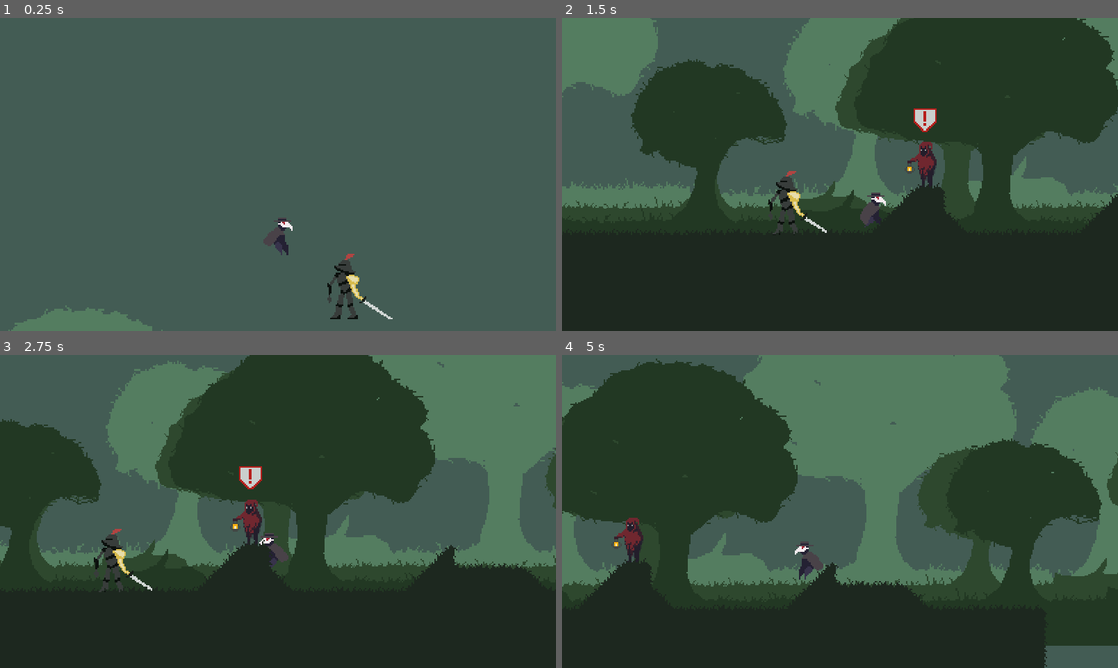
Above: before the commit, frames 1-4 (two rows, left to right).
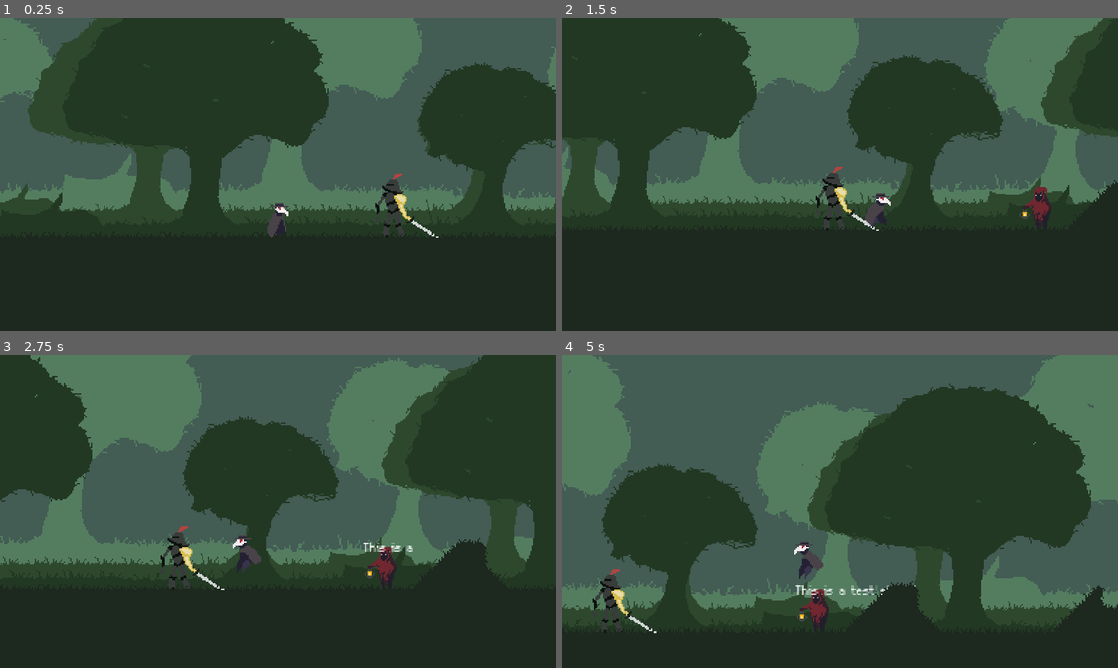
Above: after the commit, the same moments.

Repository: UVASGD/spring-2024-metroidvania
Game: Godot game, scene res://Scenes/Stages/world.tscn
The game is run twice, just before and just after one commit, with the same random seed, the same clock (stepped at 60 frames per second) and the same inputs.
Inputs (mouse positions are in pixels of both pictures, inside the frame that each line leads up to):
- Up to frame 1 (0.25 s): no input
- Up to frame 2 (1.5 s): move the mouse to (962, 158) at 0.52 s; hold D (move_right) from 0.53 s (still down); click (962, 158) at 0.6 s; tap Space (jump) at 0.77, 1.07 s; tap Shift (dash) at 0.8, 1.35 s; move the mouse to (728, 190) at 1.27 s
- Up to frame 3 (2.75 s): tap Space (jump) at 1.52, 1.82, 2.3 s; tap E (interact, bound only after the commit) at 1.55, 2.1 s; move the mouse to (333, 442) at 2.02 s; release D (move_right) at 2.03 s; hold A (move_left) from 2.03 s (still down)
- Up to frame 4 (5 s): move the mouse to (812, 574) at 2.77 s; release A (move_left) at 2.78 s; hold D (move_right) 2.78-4.28 s; tap Space (jump) at 2.85, 3.02, 3.32, 3.77, 4.07, 4.52, 4.82 s; click (812, 574) at 3.05 s; move the mouse to (1006, 558) at 3.52 s; click (1006, 558) at 3.6 s; tap Shift (dash) at 3.8, 4.35 s; move the mouse to (673, 464) at 4.27 s; hold A (move_left) from 4.28 s (still down); tap E (interact, bound only after the commit) at 4.55 s

The runs differ from the first frame. In frame 1, 80% of the frame differs, in the area x 0-100%, y 0-100%; in frame 2, 35%; in frame 3, 43%; in frame 4, 57%.

Commit message:
Added support for interactable NPCs

Diff:
--- a/Scenes/Interface/graveyard_watchman.tscn
+++ b/Scenes/Interface/graveyard_watchman.tscn
@@ -3,8 +3,8 @@
 [ext_resource type="PackedScene" uid="uid://2ddcfoel750w" path="res://Scenes/Interface/npc_base.tscn" id="1_8yw0t"]
 [ext_resource type="Texture2D" uid="uid://icthpdykafxj" path="res://Assets/Sprites/Interface/NPCs/GraveyardWatchman.png" id="2_i3vgt"]
 
-[sub_resource type="RectangleShape2D" id="RectangleShape2D_oj5ck"]
-size = Vector2(140, 40)
+[sub_resource type="RectangleShape2D" id="RectangleShape2D_siy6p"]
+size = Vector2(76, 34)
 
 [node name="GraveyardWatchman" instance=ExtResource("1_8yw0t")]
 texture = ExtResource("2_i3vgt")
@@ -12,5 +12,6 @@
 [node name="InteractIcon" parent="." index="0"]
 position = Vector2(0, -30)
 
-[node name="CollisionShape2D" parent="Area2D" index="0"]
-shape = SubResource("RectangleShape2D_oj5ck")
+[node name="CollisionShape2D" parent="InteractableArea" index="0"]
+position = Vector2(0, -1)
+shape = SubResource("RectangleShape2D_siy6p")
--- a/Scenes/Interface/npc_base.gd
+++ b/Scenes/Interface/npc_base.gd
@@ -1,25 +1,36 @@
 extends Sprite2D
 class_name NPCBase
 
-@export var dialogue : String
+@onready var interact_icon : Object = $InteractIcon
+@onready var interactable_area : Object = $InteractableArea
+@onready var text_box : Object = $TextBox
+@onready var text_speed : Object = $TextSpeed
+@onready var text_timeout : Object = $TextTimeout
 
-@onready var interact_icon : Object = $InteractIcon
-@onready var can_interact : bool = false
+@onready var is_speaking : bool = false
+@export var dialogue : String = "This is a test string!"
 
 func _ready():
 	interact_icon.visible = false
+	text_speed.set_wait_time(.05) # time between letters
+	text_timeout.set_wait_time(4)
+	text_box.clear()
 
 func _process(delta):
 	pass
 
-func _on_area_2d_area_entered(area):
-	if(area.name == "InteractionArea"):
-		print("I can interact!")
-		interact_icon.visible = true
-		can_interact = true
+func interact():
+	if !is_speaking:
+		text_box.clear()
+		speak_text(dialogue)
 
-func _on_area_2d_area_exited(area):
-	if(area.name == "InteractionArea"):
-		print("I cannot interact :()")
-		interact_icon.visible = false
-		can_interact = false
+func speak_text(text : String):
+	is_speaking = true
+	for letter in text:
+		text_speed.start()
+		text_box.add_text(letter)
+		await text_speed.timeout
+	is_speaking = false
+	text_timeout.start()
+	await text_timeout.timeout
+	text_box.clear()
--- a/Scenes/Interface/npc_base.tscn
+++ b/Scenes/Interface/npc_base.tscn
@@ -1,7 +1,8 @@
-[gd_scene load_steps=3 format=3 uid="uid://2ddcfoel750w"]
+[gd_scene load_steps=4 format=3 uid="uid://2ddcfoel750w"]
 
 [ext_resource type="Script" path="res://Scenes/Interface/npc_base.gd" id="1_i3rkv"]
 [ext_resource type="Texture2D" uid="uid://k0av7e5caj6f" path="res://Assets/Sprites/Interface/NPCInteractIcon.png" id="2_h534u"]
+[ext_resource type="FontFile" uid="uid://c5by2ha1q7a14" path="res://Assets/Resources/m5x7.ttf" id="3_vp448"]
 
 [node name="NPCBase" type="Sprite2D"]
 script = ExtResource("1_i3rkv")
@@ -9,11 +10,24 @@
 [node name="InteractIcon" type="Sprite2D" parent="."]
 texture = ExtResource("2_h534u")
 
-[node name="Area2D" type="Area2D" parent="."]
+[node name="TextBox" type="RichTextLabel" parent="."]
+offset_left = -15.0
+offset_top = -20.0
+offset_right = 76.0
+offset_bottom = 20.0
+scale = Vector2(0.75, 0.75)
+theme_override_fonts/normal_font = ExtResource("3_vp448")
+text = "sample text"
+fit_content = true
+scroll_active = false
+autowrap_mode = 0
+
+[node name="TextSpeed" type="Timer" parent="."]
+
+[node name="TextTimeout" type="Timer" parent="."]
+
+[node name="InteractableArea" type="Area2D" parent="."]
 collision_layer = 64
 collision_mask = 2
 
-[node name="CollisionShape2D" type="CollisionShape2D" parent="Area2D"]
-
-[connection signal="area_entered" from="Area2D" to="." method="_on_area_2d_area_entered"]
-[connection signal="area_exited" from="Area2D" to="." method="_on_area_2d_area_exited"]
+[node name="CollisionShape2D" type="CollisionShape2D" parent="InteractableArea"]
--- a/Scenes/Player/player.gd
+++ b/Scenes/Player/player.gd
@@ -7,13 +7,20 @@
 @onready var anim_player : Object = $AnimationPlayer
 @onready var sprite : Object = $Sprite2D
 @onready var coyote_time : Object = $CoyoteJumpTimer
-@onready var interaction_area : Object = $InteractionArea
+@onready var interaction_area : Object = $InteractArea
 
 @onready var max_health : int = 100
 @onready var current_health : int = max_health
 
 @export var SPEED : float = 1000.0
 @export var VELOCITY : float = 0.0
+
+@onready var is_dashing : bool = false
+@onready var is_attacking : bool = false
+
+@onready var interactable_area_count : int = 0
+@onready var is_interacting : bool = false
+@onready var can_interact : bool = false
 
 func _ready():
 	pass
@@ -25,13 +32,30 @@
 	do_movement(delta)
 
 func get_inputs():
-	SPEED = Input.get_action_strength("move_right") - Input.get_action_strength("move_left")
+	if !is_interacting:
+		SPEED = Input.get_action_strength("move_right") - Input.get_action_strength("move_left")
 
-	if(is_on_floor() and Input.is_action_just_pressed("jump")):
-		jump()
+		if !is_dashing:
+			if is_on_floor() && Input.is_action_just_pressed("jump"):
+				jump()
 
-	if(Input.is_action_just_pressed("attack1")):
-		print("I attack!")
+			if Input.is_action_just_pressed("dash"):
+				pass
+
+			if Input.is_action_just_pressed("attack1"):
+				print("I attack!")
+
+			if Input.is_action_just_pressed("interact") && interactable_area_count > 0:
+				var closest_area = null
+				var closest_distance = 100
+				for area in get_tree().get_nodes_in_group("InteractableAreas"):
+					if(area.global_position.distance_to(global_position) < closest_distance):
+						closest_distance = area.global_position.distance_to(global_position)
+						closest_area = area
+				if(closest_area != null):
+					var parent = closest_area.get_parent()
+					parent.interact()
+					print("I am now interacting!")
 
 ######################################## MOVEMENT FUNCTIONS ########################################
 func do_movement(delta):
@@ -47,6 +71,21 @@
 ######################################### COMBAT FUNCTIONS #########################################
 
 
+
+
+
+####################################### INTERACTION FUNCTIONS ######################################
+func _on_interact_area_area_entered(area):
+	if(area.name == "InteractableArea"):
+		area.add_to_group("InteractableAreas")
+		area.get_parent().interact_icon.visible = true
+		interactable_area_count += 1
+
+func _on_interact_area_area_exited(area):
+	if(area.name == "InteractableArea"):
+		area.remove_from_group("InteractableAreas")
+		area.get_parent().interact_icon.visible = false
+		interactable_area_count -= 1
 
 ######################################## SPRITE/ANIMATIONS #########################################
 func update_anims(input_axis):
--- a/Scenes/Player/player.tscn
+++ b/Scenes/Player/player.tscn
@@ -6,22 +6,6 @@
 
 [sub_resource type="RectangleShape2D" id="RectangleShape2D_7hf7u"]
 size = Vector2(9.82204, 20.7686)
-
-[sub_resource type="Animation" id="Animation_d4eis"]
-resource_name = "idle"
-length = 1.4
-tracks/0/type = "value"
-tracks/0/imported = false
-tracks/0/enabled = true
-tracks/0/path = NodePath("Sprite2D:frame")
-tracks/0/interp = 1
-tracks/0/loop_wrap = true
-tracks/0/keys = {
-"times": PackedFloat32Array(0, 0.2, 0.4, 0.8, 1, 1.2),
-"transitions": PackedFloat32Array(1, 1, 1, 1, 1, 1),
-"update": 1,
-"values": [2, 0, 1, 0, 0, 2]
-}
 
 [sub_resource type="Animation" id="Animation_sseod"]
 length = 0.001
@@ -38,10 +22,9 @@
 "values": [0]
 }
 
-[sub_resource type="Animation" id="Animation_rbn61"]
-resource_name = "run"
-length = 0.8
-step = 0.05
+[sub_resource type="Animation" id="Animation_ljtdb"]
+resource_name = "fall"
+length = 0.1
 tracks/0/type = "value"
 tracks/0/imported = false
 tracks/0/enabled = true
@@ -49,10 +32,26 @@
 tracks/0/interp = 1
 tracks/0/loop_wrap = true
 tracks/0/keys = {
-"times": PackedFloat32Array(0, 0.1, 0.2, 0.3, 0.4, 0.5, 0.6, 0.7),
-"transitions": PackedFloat32Array(1, 1, 1, 1, 1, 1, 1, 1),
+"times": PackedFloat32Array(0),
+"transitions": PackedFloat32Array(1),
 "update": 1,
-"values": [12, 13, 14, 15, 16, 17, 18, 19]
+"values": [7]
+}
+
+[sub_resource type="Animation" id="Animation_d4eis"]
+resource_name = "idle"
+length = 1.4
+tracks/0/type = "value"
+tracks/0/imported = false
+tracks/0/enabled = true
+tracks/0/path = NodePath("Sprite2D:frame")
+tracks/0/interp = 1
+tracks/0/loop_wrap = true
+tracks/0/keys = {
+"times": PackedFloat32Array(0, 0.2, 0.4, 0.8, 1, 1.2),
+"transitions": PackedFloat32Array(1, 1, 1, 1, 1, 1),
+"update": 1,
+"values": [2, 0, 1, 0, 0, 2]
 }
 
 [sub_resource type="Animation" id="Animation_ckttt"]
@@ -71,9 +70,10 @@
 "values": [6]
 }
 
-[sub_resource type="Animation" id="Animation_ljtdb"]
-resource_name = "fall"
-length = 0.1
+[sub_resource type="Animation" id="Animation_rbn61"]
+resource_name = "run"
+length = 0.8
+step = 0.05
 tracks/0/type = "value"
 tracks/0/imported = false
 tracks/0/enabled = true
@@ -81,10 +81,10 @@
 tracks/0/interp = 1
 tracks/0/loop_wrap = true
 tracks/0/keys = {
-"times": PackedFloat32Array(0),
-"transitions": PackedFloat32Array(1),
+"times": PackedFloat32Array(0, 0.1, 0.2, 0.3, 0.4, 0.5, 0.6, 0.7),
+"transitions": PackedFloat32Array(1, 1, 1, 1, 1, 1, 1, 1),
 "update": 1,
-"values": [7]
+"values": [12, 13, 14, 15, 16, 17, 18, 19]
 }
 
 [sub_resource type="AnimationLibrary" id="AnimationLibrary_0ixt1"]
@@ -144,12 +144,15 @@
 position = Vector2(0, -10.7416)
 shape = SubResource("RectangleShape2D_0g6je")
 
-[node name="InteractionArea" type="Area2D" parent="."]
+[node name="InteractArea" type="Area2D" parent="."]
 collision_layer = 2
 collision_mask = 64
 
-[node name="CollisionShape2D" type="CollisionShape2D" parent="InteractionArea"]
+[node name="CollisionShape2D" type="CollisionShape2D" parent="InteractArea"]
 position = Vector2(0, -15.2416)
 shape = SubResource("RectangleShape2D_d3v2r")
 
+[connection signal="area_entered" from="InteractArea" to="." method="_on_interact_area_area_entered"]
+[connection signal="area_exited" from="InteractArea" to="." method="_on_interact_area_area_exited"]
+
 [editable path="Hurtbox"]
--- a/Scenes/Stages/Forest/forest_stage_1.tscn
+++ b/Scenes/Stages/Forest/forest_stage_1.tscn
@@ -7,7 +7,7 @@
 [node name="ForestStage1" instance=ExtResource("1_0boau")]
 
 [node name="GraveyardWatchman" parent="." index="0" instance=ExtResource("2_yenxb")]
-position = Vector2(100, 222)
+position = Vector2(44, 256)
 
 [node name="TileMap" parent="." index="1"]
 modulate = Color(0.0745098, 0.0980392, 0.0705882, 1)
--- a/Scenes/Stages/world.tscn
+++ b/Scenes/Stages/world.tscn
@@ -9,8 +9,9 @@
 script = ExtResource("1_5umtl")
 
 [node name="EnemyKnight" parent="." instance=ExtResource("4_bolh6")]
+position = Vector2(-103, 230)
 
 [node name="Player" parent="." instance=ExtResource("2_afue0")]
-position = Vector2(-42, -19)
+position = Vector2(-178, 253)
 
 [node name="ForestStage1" parent="." instance=ExtResource("3_ki2fu")]
--- a/project.godot
+++ b/project.godot
@@ -18,6 +18,10 @@
 [display]
 
 window/stretch/mode="canvas_items"
+
+[editor]
+
+movie_writer/movie_file="D:/Documents/TEST.avi"
 
 [filesystem]
 
@@ -60,6 +64,12 @@
 , Object(InputEventKey,"resource_local_to_scene":false,"resource_name":"","device":-1,"window_id":0,"alt_pressed":false,"shift_pressed":false,"ctrl_pressed":false,"meta_pressed":false,"pressed":false,"keycode":0,"physical_keycode":88,"key_label":0,"unicode":120,"echo":false,"script":null)
 ]
 }
+interact={
+"deadzone": 0.5,
+"events": [Object(InputEventKey,"resource_local_to_scene":false,"resource_name":"","device":-1,"window_id":0,"alt_pressed":false,"shift_pressed":false,"ctrl_pressed":false,"meta_pressed":false,"pressed":false,"keycode":0,"physical_keycode":69,"key_label":0,"unicode":101,"echo":false,"script":null)
+, Object(InputEventKey,"resource_local_to_scene":false,"resource_name":"","device":-1,"window_id":0,"alt_pressed":false,"shift_pressed":false,"ctrl_pressed":false,"meta_pressed":false,"pressed":false,"keycode":0,"physical_keycode":67,"key_label":0,"unicode":99,"echo":false,"script":null)
+]
+}
 
 [layer_names]
 
Binary file added: Assets/Resources/m5x7.ttf
Not shown, added: Assets/Resources/m5x7.ttf.import
